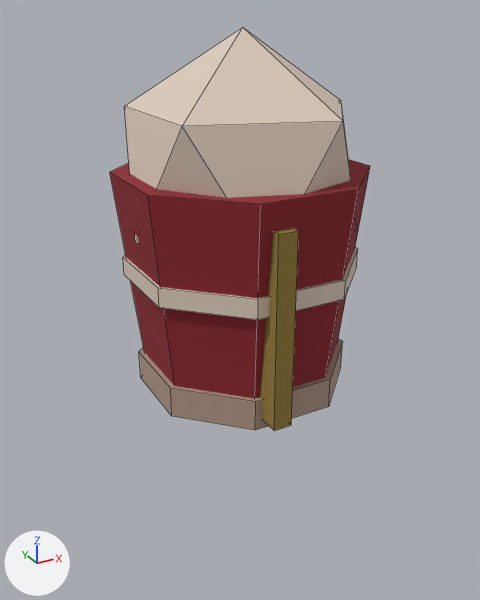
A saved change to the FBX model assets/3d/export/inf_runner_lower_arm.fbx.
Camera for both pictures: a camera (50 mm lens) standing at (-0.981, -1.768, 0.61) and looking at (-0.009, 0.0, -0.274). Arrows for +X, +Y and +Z are at lower left; the lights stay in place. The older version comes first. Mesh edges are drawn as thin lines.

The first picture shows 'inf_runner_lower_arm'.
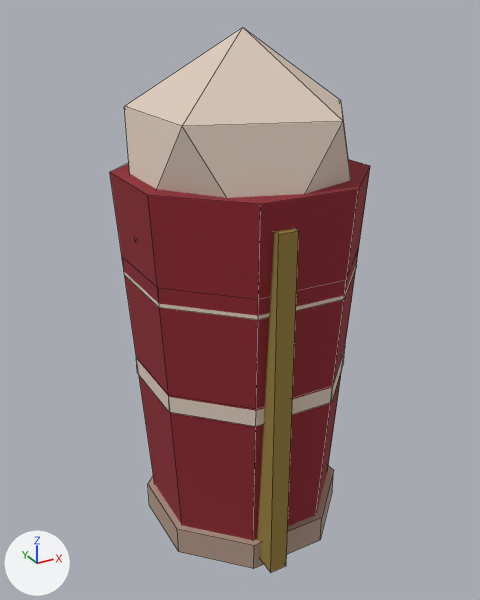
The newer file is also turned or shifted as a whole; pictures and numbers use the older file's frame.

What changed in the scene script:
```text
Change me_inf_runner_lower_arm:
    used by ob_inf_runner_lower_arm; location = (0.0, 0.0, 0.0)
    remove me_inf_runner_lower_arm.from_pydata(...)  # 76 vertices, 62 faces; spans x -0.37..0.37, y -0.39..0.38, z -0.56..0.56
    add me_inf_runner_lower_arm.from_pydata(...)  # 92 vertices, 72 faces; spans x -0.37..0.37, y -0.39..0.38, z -1.11..0.56
    me_inf_runner_lower_arm part 1: a new loose piece, an 8-sided cylinder along z spanning x -0.323..0.323, y -0.323..0.323, z -1.1..-1.0, in mat_palette (picture img_palette_png)
    me_inf_runner_lower_arm part 2
    16 vertices are removed from x -0.296..0.296, y -0.39..0.38, z -0.56..-0.52
    19 faces are deleted
    16 vertices move from x -0.323..0.323, y -0.323..0.323, z -0.55..-0.45 to x -0.333..0.333, y -0.333..0.333, z -0.53..-0.47
    16 vertices are added at x -0.296..0.296, y -0.39..0.38, z -1.11..-1.07
    19 new faces join them
    me_inf_runner_lower_arm part 3: 10 kept faces spanning x -0.333..0.333, y -0.333..0.333, z -0.53..-0.47 get new texture (UV) coordinates
```

Boxes (x1, y1, x2, y2) around the edits, measured in the pictures (480 x 600 px; the box of a moved part takes in the faces that stretch with it):
'inf_runner_lower_arm', reshaped (35% taller): before (110, 27, 370, 431); after (110, 27, 370, 573)
part 1 of me_inf_runner_lower_arm, added (brown): after (148, 466, 334, 568)
part 2 of me_inf_runner_lower_arm, moved or reshaped: before (111, 168, 370, 431); after (110, 168, 370, 573)
part 3 of me_inf_runner_lower_arm, surface changed: before (139, 339, 343, 430); after (136, 349, 345, 426)
